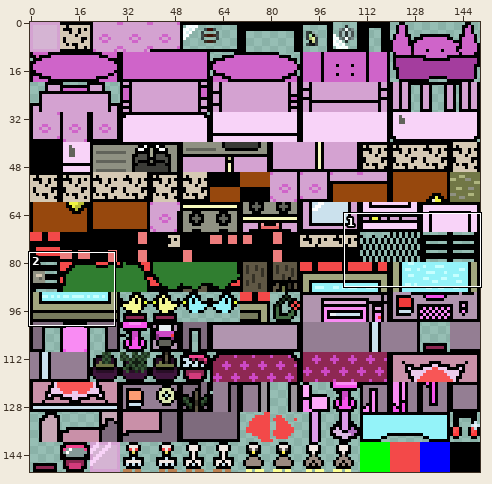
Edited in one commit: sprite sheet (art/day_ex/day_ex_tiles.png). The first picture is a wide view before the edit; the outline marks the close-up.
Close-up. Before the edit:
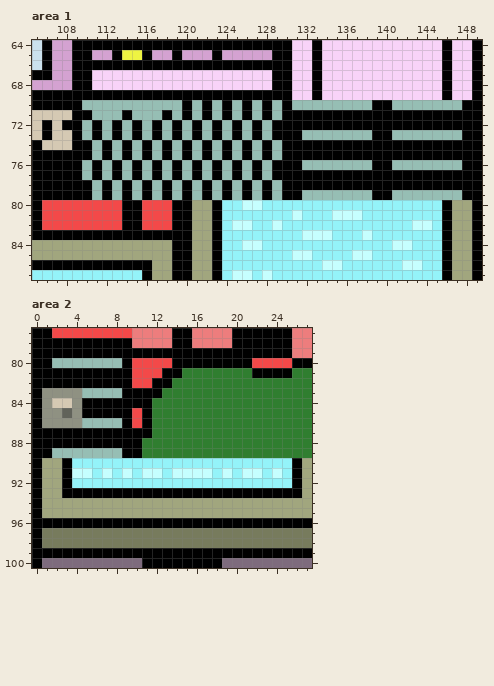
The file is 150x150 pixels. Colours within 5 levels of each other are drawn and written as one. Shown: area 1: x 105..149, y 64..87; area 2: x 0..27, y 77..100.
And afterwards:
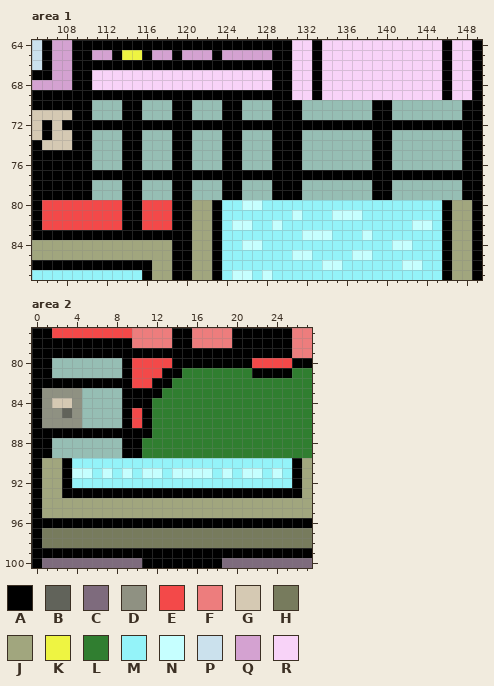
Palette (. is transparent): A #000000  B #61635a  C #7e6b7d  D #8f9182  E #f34949  F #ed7d7d  G #d5c9b3  H #777b5d  J #a1a67e  K #eef442  L #307e30  M #94f3f9  N #c6ffff  P #cbe1ed  Q #d4a2d1  R #f8d3f8
Edits made:
{"where": "area 1"}
{"y":70,"x":110,"old":".","new":"A"}
{"y":70,"x":114,"old":"..","new":"AA"}
{"y":70,"x":119,"old":".","new":"A"}
{"y":70,"x":122,"old":"A","new":"."}
{"y":70,"x":125,"old":".A","new":"A."}
{"y":70,"x":128,"old":"A.","new":".A"}
{"y":70,"x":131,"old":".","new":"A"}
{"y":71,"x":115,"old":".","new":"A"}
{"y":71,"x":118,"old":"A.","new":".A"}
{"y":71,"x":122,"old":"A","new":"."}
{"y":71,"x":125,"old":".A","new":"A."}
{"y":71,"x":128,"old":"A.","new":".A"}
{"y":71,"x":132,"old":"AAAAAAA","new":"......."}
{"y":71,"x":141,"old":"AAAAAAA","new":"......."}
{"y":72,"x":110,"old":".","new":"A"}
{"y":72,"x":112,"old":".","new":"A"}
{"y":72,"x":114,"old":".","new":"A"}
{"y":72,"x":116,"old":".","new":"A"}
{"y":72,"x":118,"old":".","new":"A"}
{"y":72,"x":120,"old":".","new":"A"}
{"y":72,"x":122,"old":".","new":"A"}
{"y":72,"x":124,"old":".","new":"A"}
{"y":72,"x":126,"old":".","new":"A"}
{"y":72,"x":128,"old":".","new":"A"}
{"y":73,"x":110,"old":".A","new":"A."}
{"y":73,"x":113,"old":"A.","new":".A"}
{"y":73,"x":117,"old":"A","new":"."}
{"y":73,"x":120,"old":".A","new":"A."}
{"y":73,"x":123,"old":"A.","new":".A"}
{"y":73,"x":127,"old":"A","new":"."}
{"y":74,"x":112,"old":"A","new":"."}
{"y":74,"x":115,"old":".A","new":"A."}
{"y":74,"x":118,"old":"A.","new":".A"}
{"y":74,"x":122,"old":"A","new":"."}
{"y":74,"x":125,"old":".A","new":"A."}
{"y":74,"x":128,"old":"A.","new":".A"}
{"y":74,"x":132,"old":"AAAAAAA","new":"......."}
{"y":74,"x":141,"old":"AAAAAAA","new":"......."}
{"y":75,"x":112,"old":"A","new":"."}
{"y":75,"x":115,"old":".A","new":"A."}
{"y":75,"x":118,"old":"A.","new":".A"}
{"y":75,"x":122,"old":"A","new":"."}
{"y":75,"x":125,"old":".A","new":"A."}
{"y":75,"x":128,"old":"A.","new":".A"}
{"y":75,"x":132,"old":"AAAAAAA","new":"......."}
{"y":75,"x":141,"old":"AAAAAAA","new":"......."}
{"y":76,"x":110,"old":".A","new":"A."}
{"y":76,"x":113,"old":"A.","new":".A"}
{"y":76,"x":117,"old":"A","new":"."}
{"y":76,"x":120,"old":".A","new":"A."}
{"y":76,"x":123,"old":"A.","new":".A"}
{"y":76,"x":127,"old":"A","new":"."}
{"y":77,"x":110,"old":".","new":"A"}
{"y":77,"x":112,"old":".","new":"A"}
{"y":77,"x":114,"old":".","new":"A"}
{"y":77,"x":116,"old":".","new":"A"}
{"y":77,"x":118,"old":".","new":"A"}
{"y":77,"x":120,"old":".","new":"A"}
{"y":77,"x":122,"old":".","new":"A"}
{"y":77,"x":124,"old":".","new":"A"}
{"y":77,"x":126,"old":".","new":"A"}
{"y":77,"x":128,"old":".","new":"A"}
{"y":78,"x":112,"old":"A","new":"."}
{"y":78,"x":115,"old":".A","new":"A."}
{"y":78,"x":118,"old":"A.","new":".A"}
{"y":78,"x":122,"old":"A","new":"."}
{"y":78,"x":125,"old":".A","new":"A."}
{"y":78,"x":128,"old":"A.","new":".A"}
{"y":78,"x":132,"old":"AAAAAAA","new":"......."}
{"y":78,"x":141,"old":"AAAAAAA","new":"......."}
{"y":79,"x":112,"old":"A","new":"."}
{"y":79,"x":115,"old":".A","new":"A."}
{"y":79,"x":118,"old":"A.","new":".A"}
{"y":79,"x":122,"old":"A","new":"."}
{"y":79,"x":125,"old":".A","new":"A."}
{"y":79,"x":128,"old":"A.","new":".A"}
{"where": "area 2"}
{"y":81,"x":2,"old":"AAAAAAA","new":"......."}
{"y":84,"x":5,"old":"AAAA","new":"...."}
{"y":85,"x":5,"old":"AAAA","new":"...."}
{"y":88,"x":2,"old":"AAAAAAA","new":"......."}
